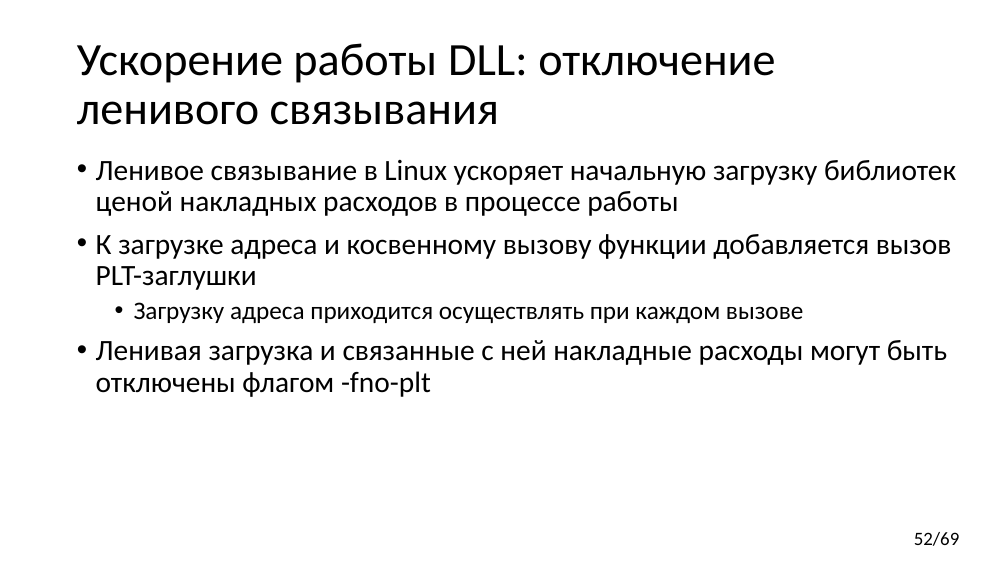
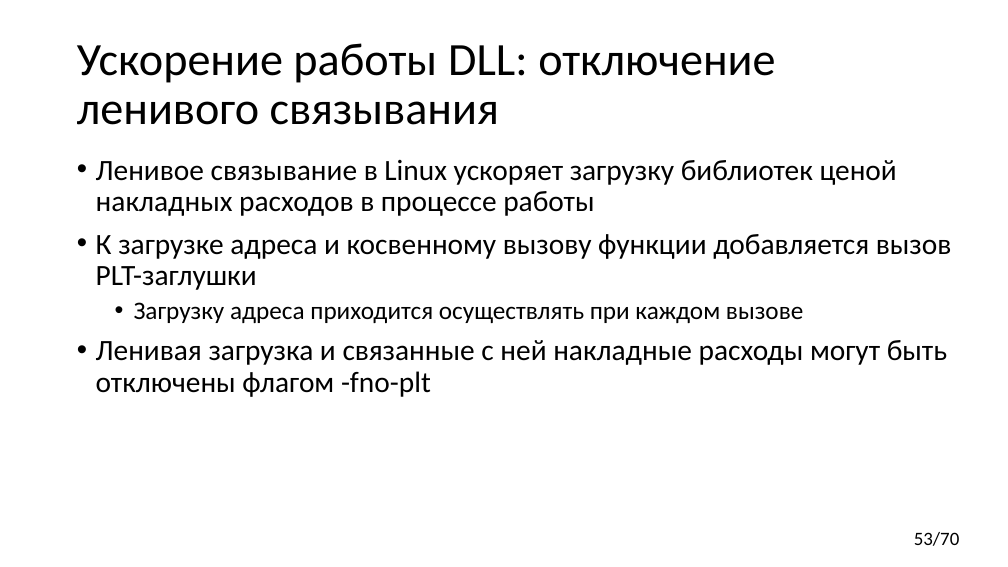
Before and after one commit to yugr/CppRussia, a slide deck: slide 53 of 2024/RU.pptx (slide 52 before the commit). Drawn at 1008x567 pixels with LibreOffice and Linux fonts; fonts in the diff are those of the drawing. Boxes give left, top, right and bottom in pixels: in the first picture for what was removed or moved away, otherwise in the second. Text is boxed around its words. In the diff, an @@ line names an element or a change of style, - is before the commit and + after.

```diff
--- a/2024/RU.pptx
+++ b/2024/RU.pptx
@@ text at bbox=[96, 160, 897, 216]: text changed @@
-• Ленивое связывание в Linux ускоряет начальную загрузку библиотек ценой накладных расходов в процессе работы
+• Ленивое связывание в Linux ускоряет загрузку библиотек ценой накладных расходов в процессе работы
@@ page number at bbox=[914, 532, 960, 546]: text changed @@
-52/69
+53/70
```
Also in this commit, not shown: 9 other slides changed, 1 slide added.
